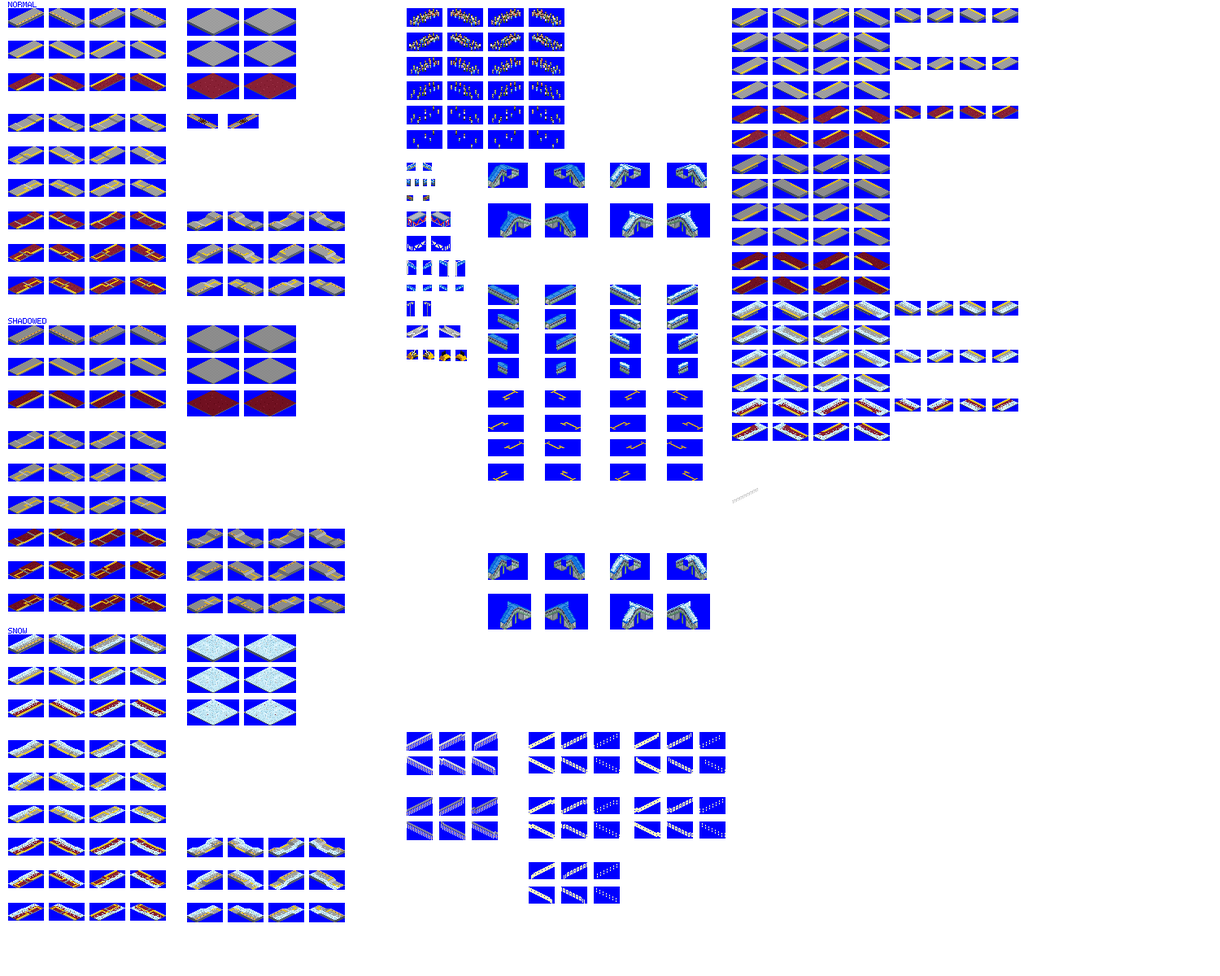
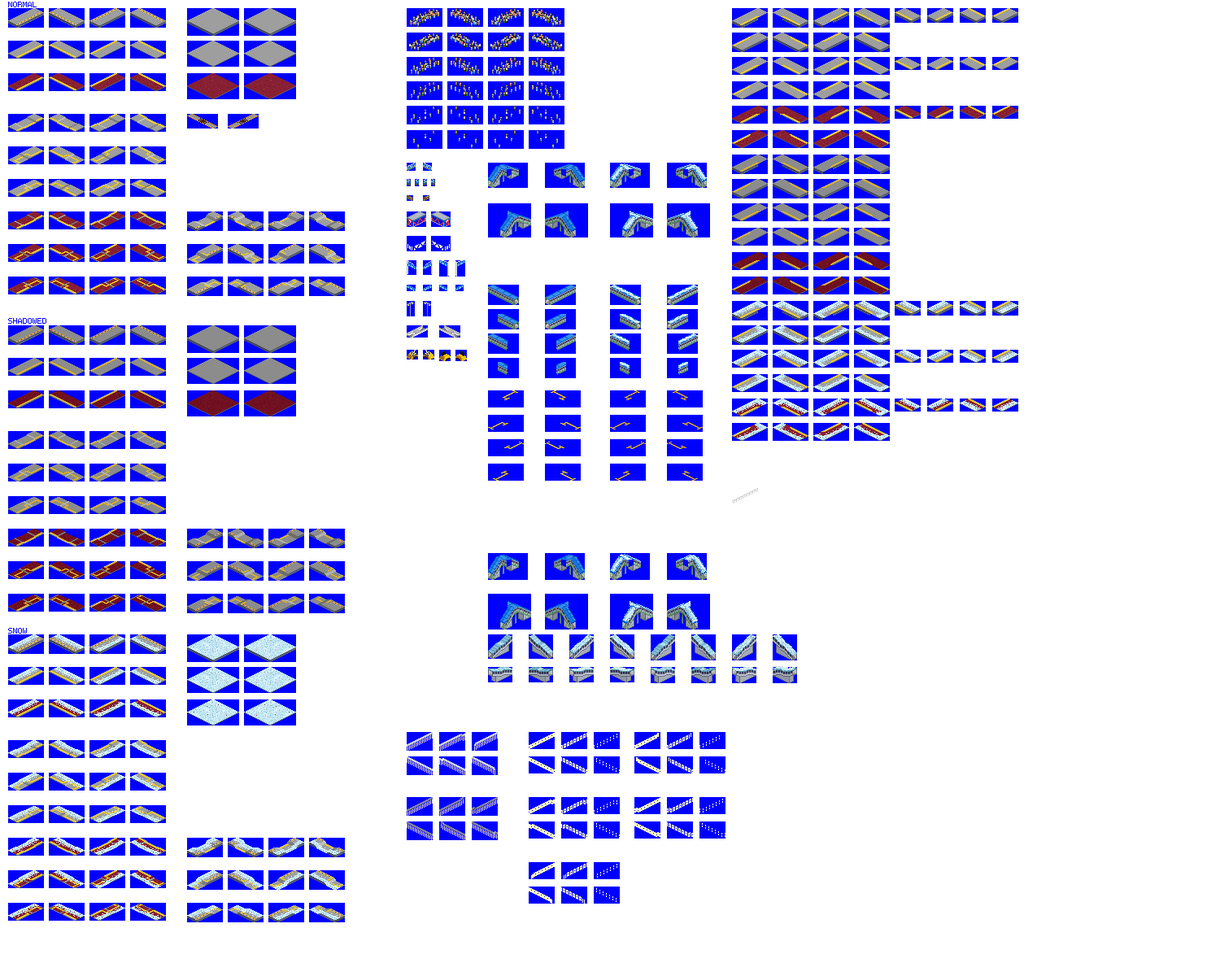
Before/after of a (1220, 976) layered artwork. What changed in the layer stack:
painted on "snow" over [571, 634, 796, 672]
painted on "platforms" over [488, 634, 798, 684]
painted on "bg" over [488, 634, 798, 684]
